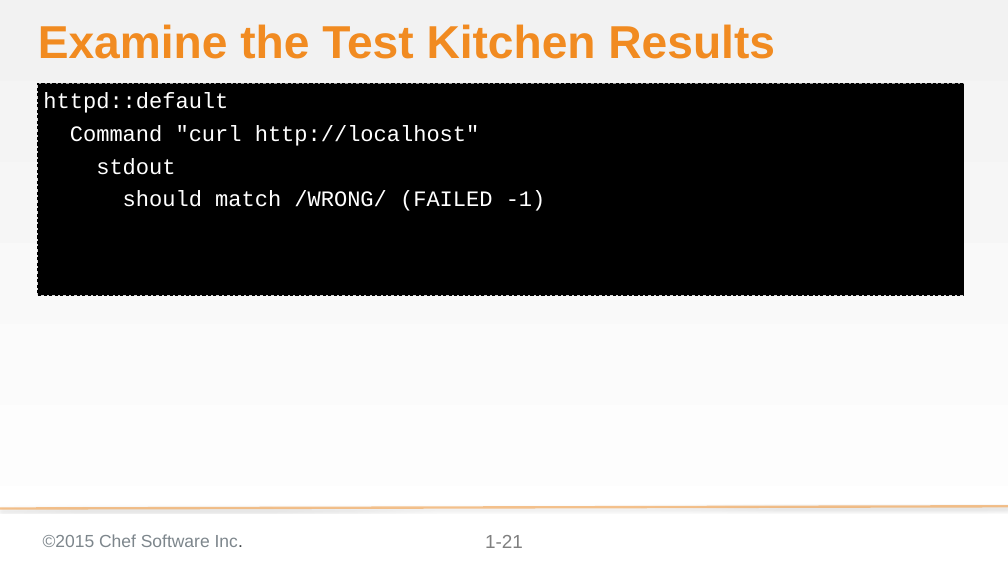
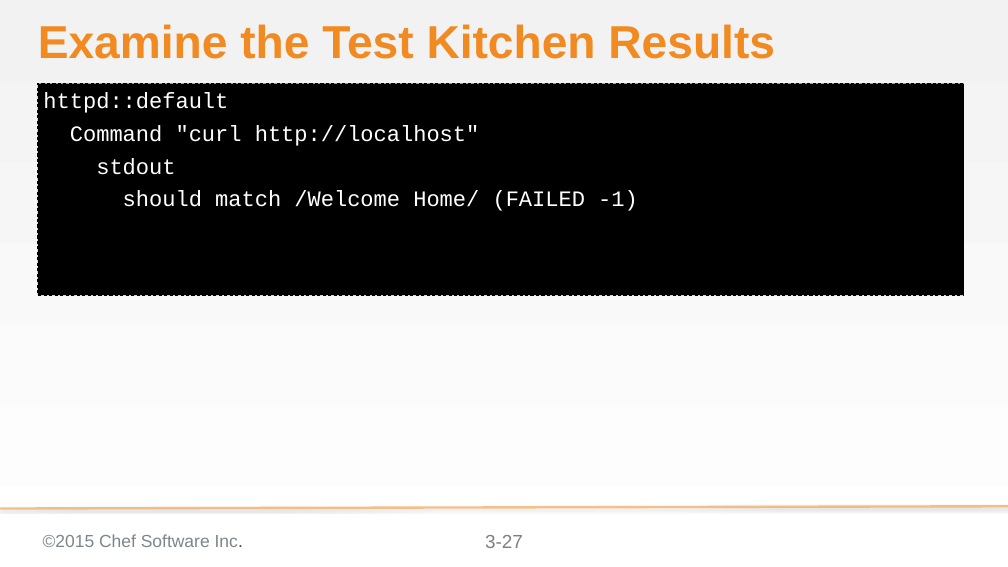
Before and after one commit to chef-training/test_driven_cookbook_development, a slide deck: slide 27 of 03-writing_a_test_first.pptx (slide 21 before the commit). Drawn at 1008x567 pixels with LibreOffice and Linux fonts; fonts in the diff are those of the drawing; background and template pictures are left out. Boxes give left, top, right and bottom in pixels: in the first picture for what was removed or moved away, otherwise in the second. Text is boxed around its words. In the diff, an @@ line names an element or a change of style, - is before the commit and + after.

```diff
--- a/03-writing_a_test_first.pptx
+++ b/03-writing_a_test_first.pptx
@@ text at (123, 190, 638, 211): text changed @@
-should match /WRONG/ (FAILED -1)
+should match /Welcome Home/ (FAILED -1)
@@ page number at (485, 535, 523, 548): text changed @@
-1-21
+3-27
```
Also in this commit, not shown: 6 other slides changed, 8 slides added, 6 slides removed.
